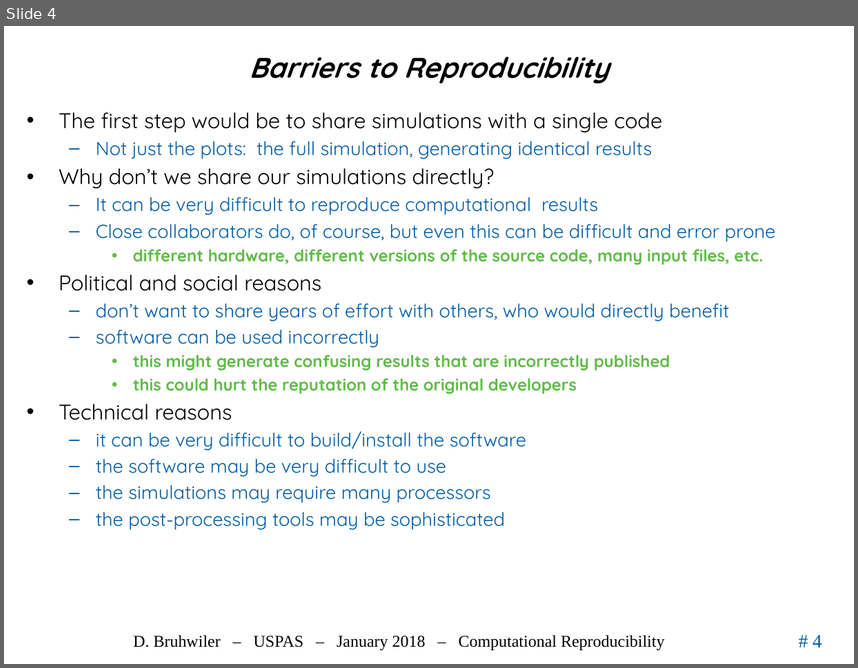
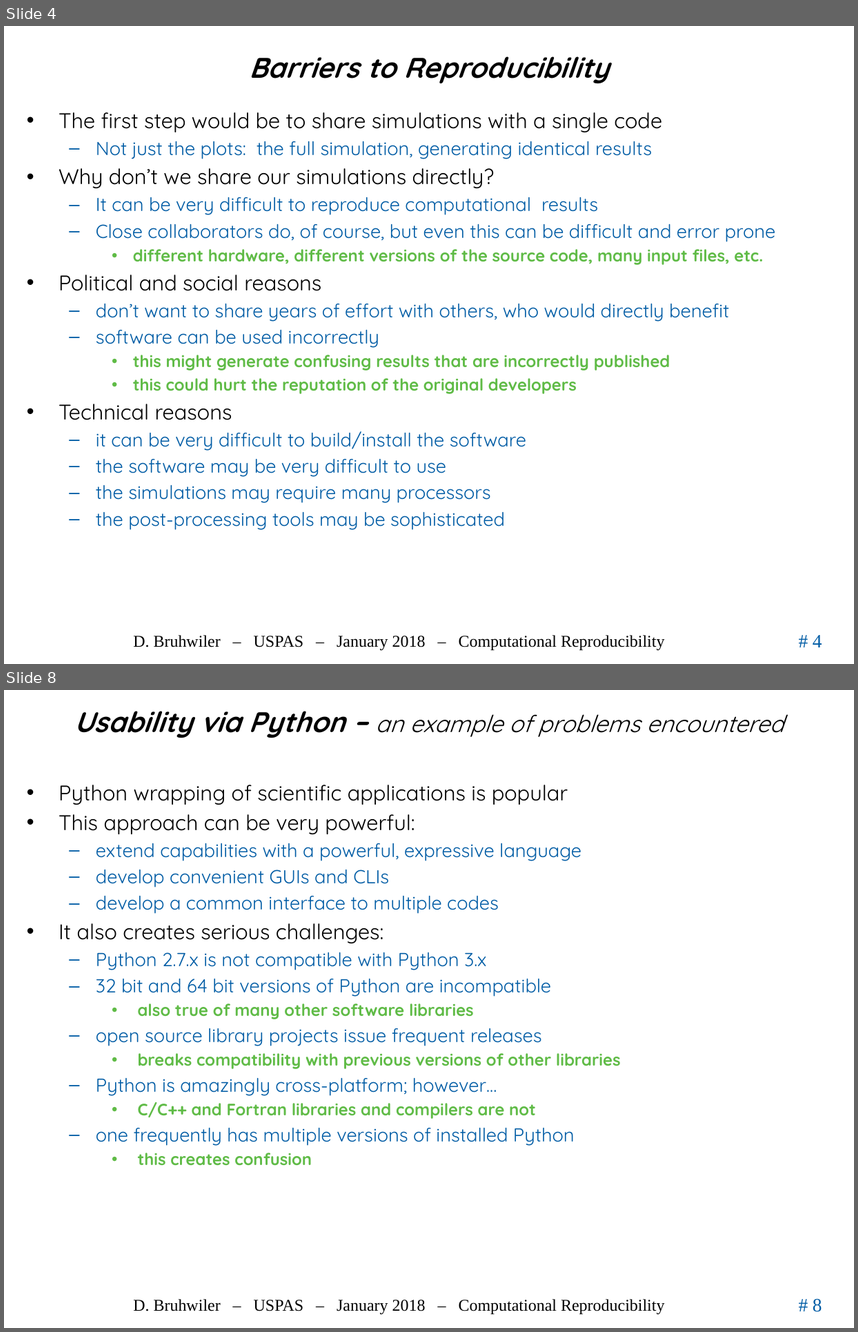
Before and after one commit to uspas/simbeamplasma18, a slide deck: computational_reproducibility/lecture/2018_ComputationalReproducibility_Bruhwiler_USPAS.pptx. Shown one above the other, each under a label of ours: slide 4 before the commit, slides 4 and 8 after it; the slides between them are not shown. The pictures are 858x668 and 858x1332 pixels, drawn with LibreOffice and Linux fonts; fonts in the diff are those of the drawing; background and template pictures are left out. Boxes give left, top, right and bottom in pixels: in the first picture for what was removed or moved away, otherwise in the second. Text is boxed around its words. In the diff, an @@ line names an element or a change of style, - is before the commit and + after.

```diff
--- a/computational_reproducibility/lecture/2018_ComputationalReproducibility_Bruhwiler_USPAS.pptx
+++ b/computational_reproducibility/lecture/2018_ComputationalReproducibility_Bruhwiler_USPAS.pptx
@@ slide 8 added at box(4, 690, 854, 1328), background #FFFFFF; not listed: 3 template elements that a slide beside it also shows @@
@@ title added at box(74, 711, 784, 738), 20 pt, text #000000, italic @@
+Usability via Python – an example of problems encountered
@@ text added at box(59, 785, 621, 1165), 16 pt, text #005CA5 @@
+• Python wrapping of scientific applications is popular
+• This approach can be very powerful:
+  – extend capabilities with a powerful, expressive language
+  – develop convenient GUIs and CLIs
+  – develop a common interface to multiple codes
+• It also creates serious challenges:
+  – Python 2.7.x is not compatible with Python 3.x
+  – 32 bit and 64 bit versions of Python are incompatible
+    • also true of many other software libraries
+  – open source library projects issue frequent releases
+    • breaks compatibility with previous versions of other libraries
+  – Python is amazingly cross-platform; however…
+    • C/C++ and Fortran libraries and compilers are not
+  – one frequently has multiple versions of installed Python
+    • this creates confusion
```
Also in this commit, not shown: 4 other slides added.
